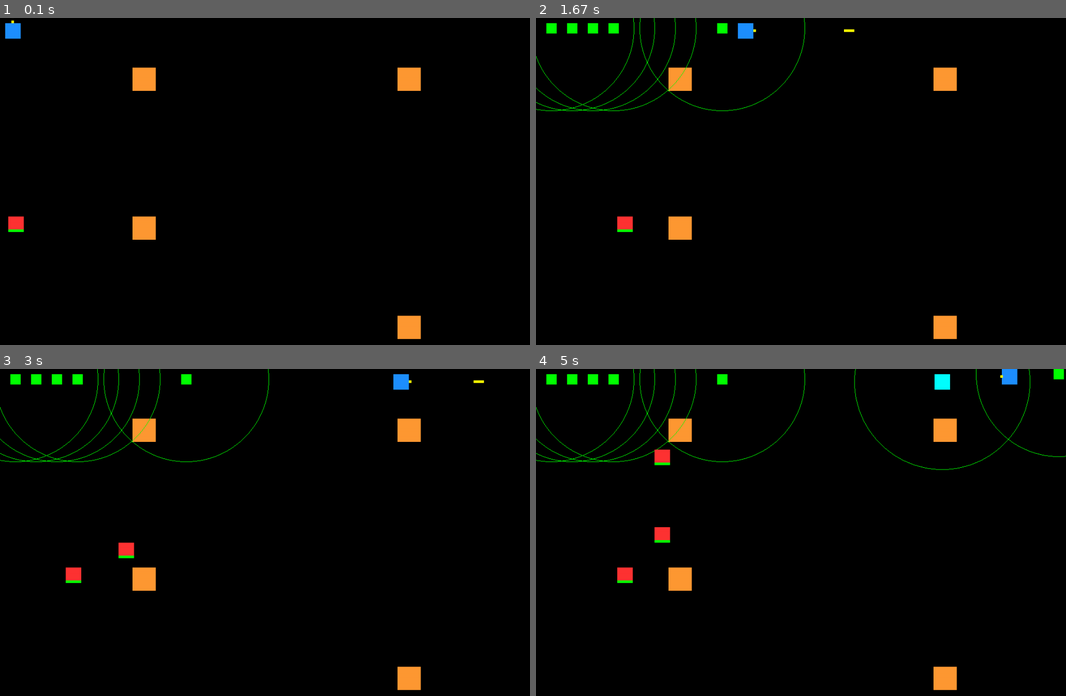
Above: before the commit, frames 1-4 (two rows, left to right).
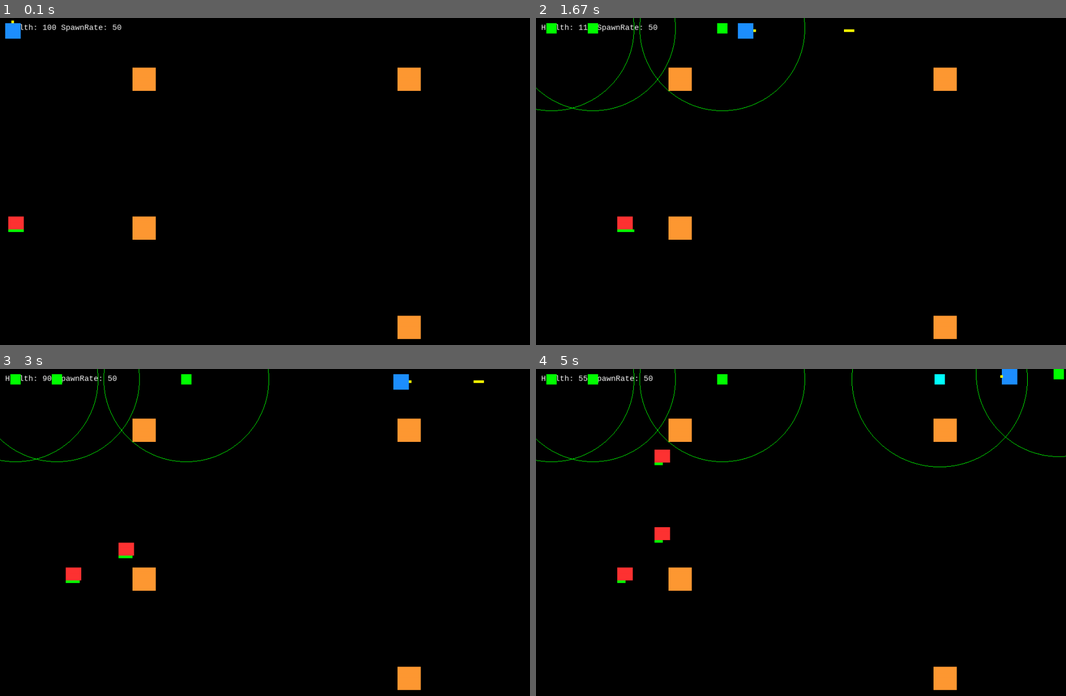
Above: after the commit, the same moments.

Repository: JasZhe/Tower-Defense
Game: pygame game, started from game.py
Same seed, same stepped clock (60 frames per second), same inputs: the game is played once before the commit and once after it.
Inputs:
- Up to frame 1 (0.1 s): no input
- Up to frame 2 (1.67 s): hold T 0.33-0.8 s; hold Right 0.33-0.8 s; hold U 0.83-1.3 s; hold Right 0.83-1.3 s; tap J at 0.9, 1.2, 1.4 s; tap Space at 0.98 s; hold H from 1.33 s (still down); hold Right from 1.33 s (still down); tap T at 1.48 s
- Up to frame 3 (3 s): tap J at 1.7, 1.9, 2.2, 2.4, 2.7, 2.9 s; release H at 1.8 s; release Right at 1.8 s; hold P 1.83-2.3 s; hold Right 1.83-2.3 s; hold O 2.33-2.8 s; hold Right 2.33-2.8 s; tap Space at 2.48 s; hold U from 2.83 s (still down); hold Right from 2.83 s (still down); tap T at 2.98 s
- Up to frame 4 (5 s): tap J at 3.2, 3.4, 3.7, 3.9, 4.23, 4.53, 4.73 s; release U at 3.3 s; release Right at 3.3 s; hold Right 3.33-3.8 s; hold Up 3.83-4.13 s; tap Space at 3.98 s; hold Right 4.17-4.63 s; tap T at 4.32 s; hold Left from 4.67 s (still down)

The runs differ from the first frame. In frame 1, 0.2% of the frame differs, in the area x 3-23%, y 1-5%; in frame 2, 0.5%; in frame 3, 0.5%; in frame 4, 1.0%, in the area x 0-94%, y 0-66%.

Commit message:
added increase health and spawn rate buttons, added more tower upgrades, fixed tower spacing, fixed tower size increase

Diff:
--- a/classes.py
+++ b/classes.py
@@ -23,13 +23,13 @@
         if ((self.body.right >= self.screen_width and x > 0) or
             (self.body.x <= 0 and x < 0)):
 
-            self.body = self.body.move(0, y)
+            self.body.move_ip(0, y)
         elif ((self.body.bottom >= self.screen_height and y > 0) or
             (self.body.y <= 0 and y < 0)):
 
-            self.body = self.body.move(x, 0)
+            self.body.move_ip(x, 0)
         else:
-            self.body = self.body.move(x, y)
+            self.body.move_ip(x, y)
 
     def draw(self, screen):
         pygame.draw.rect(screen, self.colour, self.body)
@@ -56,7 +56,7 @@
 class Enemy(object):
 
         # Add health
-        def __init__(self, body, colour, speed, screen_width, screen_height, hp = 100):
+        def __init__(self, body, colour, speed, screen_width, screen_height, hp):
 
             self.body = body
             self.speed = speed
@@ -67,7 +67,7 @@
 
 
         def update(self):
-            self.body = self.body.move(self.speed)
+            self.body.move_ip(self.speed)
 
         # Return true if the enemy has left the screen
         def check_destroy(self):
@@ -87,7 +87,7 @@
         self.screen_height = screen_height
 
     def update(self):
-        self.body = self.body.move(self.speed)
+        self.body.move_ip(self.speed)
 
     # Return true if the bullet leaves the screen
     def check_destroy(self):
@@ -106,18 +106,13 @@
         self.max_range = tower_range[self.type]  # Range is the radius
         self.damage = tower_damage[self.type]
         self.cost = tower_cost[self.type]
-        self.body = pygame.Rect(self.pos, tower_size[self.type])
-        # probably need to find a better way than to use an outer body to force spacing between
-        # towers possibly using the distance function instead
-        self.outer_body = pygame.Rect((self.pos[0] - self.body.width, self.pos[1] - self.body.height),
-            (self.body.width + space_between, self.body.height + space_between))
+        self.body = pygame.Rect(self.pos, INITIAL_SIZE)
+
 
     def upgrade(self):
         self.level = self.level + 1
         self.type =  upgrade_list[self.level] # Each tower type will have a different colour
-        self.max_range = tower_range[self.type]  # Range is the radius
+        self.max_range = tower_range[self.type]  # Range is the returnadius
         self.damage = tower_damage[self.type]
         self.cost = tower_cost[self.type]
-        self.body = pygame.Rect(self.pos, tower_size[self.type])
-        self.outer_body = pygame.Rect((self.pos[0] - self.body.width, self.pos[1] - self.body.height),
-            (self.body.width + space_between, self.body.height + space_between))
+        self.body.inflate_ip(tower_inflation[self.type])
--- a/game.py
+++ b/game.py
@@ -59,13 +59,6 @@
 
 # enemy stuff
 enemy_list = []
-counter = 0
-spawn_rate = 50
-enemy_size = (30, 30)
-enemy_start = (10, HEIGHT / 2)
-
-
-enemy_speed = RIGHT
 
 # Enemy pathing
 turn_size = (45, 45)
@@ -84,6 +77,16 @@
 # Tower stuff
 # moved the tower stuff to properties
 tower_list = []
+last_upgrade = 0
+
+# testing stuff
+spawn_increase_time = 0
+spawn_decrease_time = 0
+increase_enemy_health_time = 0
+myfont = pygame.font.SysFont("monospace", 15)
+label = myfont.render("Health: %d SpawnRate: %d" % (enemy_initial_hp, spawn_rate),
+    1, (255, 255, 255))
+screen.blit(label, (100, 100))
 
 # Main Gameloop
 while True:
@@ -95,7 +98,7 @@
     # ticks have passed an enemy will spawn.
     if counter % spawn_rate == 0:
         enemy_list.append(Enemy(pygame.Rect(enemy_start, enemy_size), RED,
-                                enemy_speed, WIDTH, HEIGHT))
+                                enemy_speed, WIDTH, HEIGHT, enemy_initial_hp))
 
     for enemy in enemy_list:
         for turn in enemy_turn_list:
@@ -138,7 +141,7 @@
         temp = Tower((player.body.x, player.body.y))
         placeable = 1
         for tower in tower_list:
-            if temp.body.colliderect(tower.outer_body):
+            if distance(temp.body.center, tower.body.center) <= space_between:
                 placeable = 0
                 break
         if placeable:
@@ -151,13 +154,57 @@
                 break
 
     if pressed[pygame.K_u]:
-        for tower in tower_list:
-            if player.body.colliderect(tower.body):
-                if tower.level < tower_max_level:
-                    tower.upgrade()
-                break
+        now = pygame.time.get_ticks()
+        if now - last_upgrade >= UPGRADE_DELAY:
+            for tower in tower_list:
+                if player.body.colliderect(tower.body):
+                    if tower.level < tower_max_level:
+                        tower.upgrade()
+                        last_upgrade = now
+                    break
+
+# ***************** TESTING COMMANDS ********************************
+
+    # increases spawn rate for testing purposes
+    if pressed[pygame.K_p]:
+        now = pygame.time.get_ticks()
+        if now - spawn_increase_time >= 100 and spawn_rate > 15:
+            spawn_rate = spawn_rate - 5
+            spawn_increase_time = now
+
+    # decreases spawn rate
+    if pressed[pygame.K_o]:
+        now = pygame.time.get_ticks()
+        if now - spawn_decrease_time >= 100 and spawn_rate < 200:
+            spawn_rate = spawn_rate + 5
+            spawn_decrease_time = now
+
+    # increase enemy health
+    if pressed[pygame.K_h]:
+        now = pygame.time.get_ticks()
+        if now - increase_enemy_health_time >= 100 and enemy_initial_hp <= 500:
+            enemy_initial_hp = enemy_initial_hp + 5
+            for enemy in enemy_list:
+                enemy.hp = enemy_initial_hp
+            increase_enemy_health_time = now
+
+    # decrease enemy health
+    if pressed[pygame.K_j]:
+        now = pygame.time.get_ticks()
+        if now - increase_enemy_health_time >= 100 and enemy_initial_hp >= 10:
+            enemy_initial_hp = enemy_initial_hp - 5
+            for enemy in enemy_list:
+                enemy.hp = enemy_initial_hp
+            increase_enemy_health_time = now
+
+    label = myfont.render("Health: %d SpawnRate: %d" % (enemy_initial_hp, spawn_rate),
+        1, (255, 255, 255))
+
+# ***************** TESTING COMMANDS ********************************
+
 
     screen.fill(BLACK)
+    screen.blit(label, (10, 10))
 
     # This loop is just used to draw the blocks used to signal turns for the enemies
     # comment out this loop when it's not needed anymore
--- a/properties.py
+++ b/properties.py
@@ -9,7 +9,7 @@
 BLACK = (0, 0, 0)
 WHITE = (255, 255, 255)
 MAGENTA = (255, 0, 255)
-DARK_BLUE = (0, 0, 128)
+DARK_BLUE = (0, 30, 205)
 CYAN = (0, 255, 255)
 
 # Timing constants
@@ -37,10 +37,28 @@
 
 # Tower upgrades
 # added upgrade_list
-tower_max_level = 1
-upgrade_list = [GREEN, CYAN]
-tower_damage = {GREEN : 0.5, CYAN : 1}
-tower_cost = {GREEN : 10, CYAN : 20}
-tower_size = {GREEN : (20, 20), CYAN : (30, 30)}
-tower_range = {GREEN : 160, CYAN : 170}
-space_between = 40
+tower_max_level = 7
+space_between = 70
+UPGRADE_DELAY = 300
+INITIAL_SIZE = (20, 20)
+upgrade_list = [GREEN, CYAN, BLUE, DARK_BLUE, YELLOW, ORANGE, MAGENTA, WHITE]
+
+tower_damage = {GREEN : 0.5, CYAN : 0.75, BLUE : 1, DARK_BLUE : 1.25, YELLOW : 1.5, ORANGE : 1.75,
+				MAGENTA : 2, WHITE : 2.25}
+
+tower_cost = {GREEN : 5, CYAN : 10, BLUE : 15, DARK_BLUE : 20, YELLOW : 30, ORANGE : 40,
+				MAGENTA : 60, WHITE : 80}
+
+tower_inflation = {GREEN : (0, 0), CYAN : (0, 0), BLUE : (10, 10), DARK_BLUE : (0, 0),
+			  YELLOW : (5, 5), ORANGE : (0, 0), MAGENTA : (5, 5), WHITE : (5, 5)}
+
+tower_range = {GREEN : 160, CYAN : 170, BLUE : 180, DARK_BLUE : 185, YELLOW : 190, ORANGE : 195,
+				MAGENTA : 200, WHITE : 210}
+
+# enemy stuff
+counter = 0
+spawn_rate = 50
+enemy_size = (30, 30)
+enemy_start = (10, HEIGHT / 2)
+enemy_speed = RIGHT
+enemy_initial_hp = 100
Not shown, changed: classes.pyc
Not shown, changed: properties.pyc
